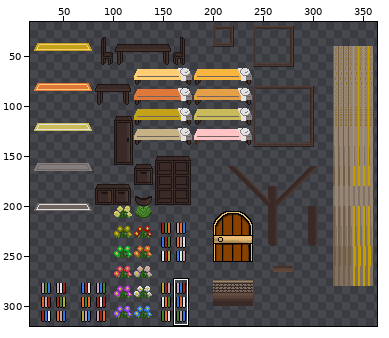
A sprite sheet gets an edit: 2D Metroidvania/Assets/Resources/Tilemaps/tiles-house.png. Above: a wide view before the commit, with the close-up outlined.
Close-up. As it was:
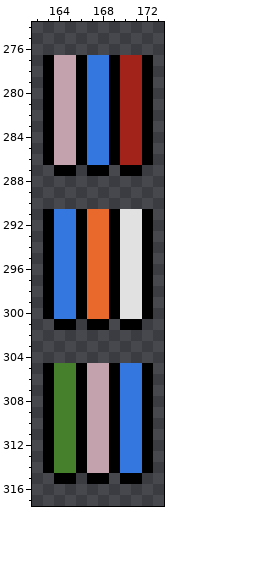
The file is 380x340 pixels. Colours within 5 levels of each other are drawn and written as one. Shown: x 162..173, y 274..317. The wide view leaves out empty margins. The commit also changed other parts of the picture, which this record leaves out.
After the commit:
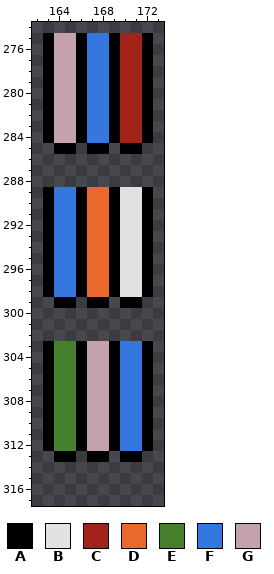
Palette (. is transparent): A #000000  B #e1e1e1  C #a12319  D #e9682c  E #46802c  F #3477df  G #c3a2ad
From old to new:
There is now colour A in rows 275 to 276 at x 163, 166, 169 and 172; in rows 289 to 290 at x 163, 166, 169 and 172; in rows 303 to 304 at x 163, 166, 169 and 172.
The edit turns colour B into colour A in row 299 at x 170 to 171.
The edit turns colour C into colour A in row 285 at x 170 to 171.
The edit turns colour D into colour A in row 299 at x 167 to 168.
The edit turns colour E into colour A in row 313 at x 164 to 165.
The edit turns colour F into colour A in row 285 at x 167 to 168; in row 299 at x 164 to 165; in row 313 at x 170 to 171.
The edit turns colour G into colour A in row 285 at x 164 to 165; in row 313 at x 167 to 168.
There is now colour B in rows 289 to 290 at x 170 to 171.
There is now colour C in rows 275 to 276 at x 170 to 171.
There is now colour D in rows 289 to 290 at x 167 to 168.
There is now colour E in rows 303 to 304 at x 164 to 165.
There is now colour F in rows 275 to 276 at x 167 to 168; in rows 289 to 290 at x 164 to 165; in rows 303 to 304 at x 170 to 171.
There is now colour G in rows 275 to 276 at x 164 to 165; in rows 303 to 304 at x 167 to 168.
The edit erases colour A in rows 285 to 286 at x 163, 166, 169 and 172; in row 287 at x 164 to 165, 167 to 168 and 170 to 171; in rows 299 to 300 at x 163, 166, 169 and 172; in row 301 at x 164 to 165, 167 to 168 and 170 to 171; in rows 313 to 314 at x 163, 166, 169 and 172; in row 315 at x 164 to 165, 167 to 168 and 170 to 171.
The edit erases colour B in row 300 at x 170 to 171.
The edit erases colour C in row 286 at x 170 to 171.
The edit erases colour D in row 300 at x 167 to 168.
The edit erases colour E in row 314 at x 164 to 165.
The edit erases colour F in row 286 at x 167 to 168; in row 300 at x 164 to 165; in row 314 at x 170 to 171.
The edit erases colour G in row 286 at x 164 to 165; in row 314 at x 167 to 168.
Changed places in both close-ups, as pixel boxes (x1, y1, x2, y2):
added: (43, 33, 153, 55)
changed: (43, 143, 153, 209)
changed: (43, 297, 153, 363)
changed: (43, 451, 153, 484)
